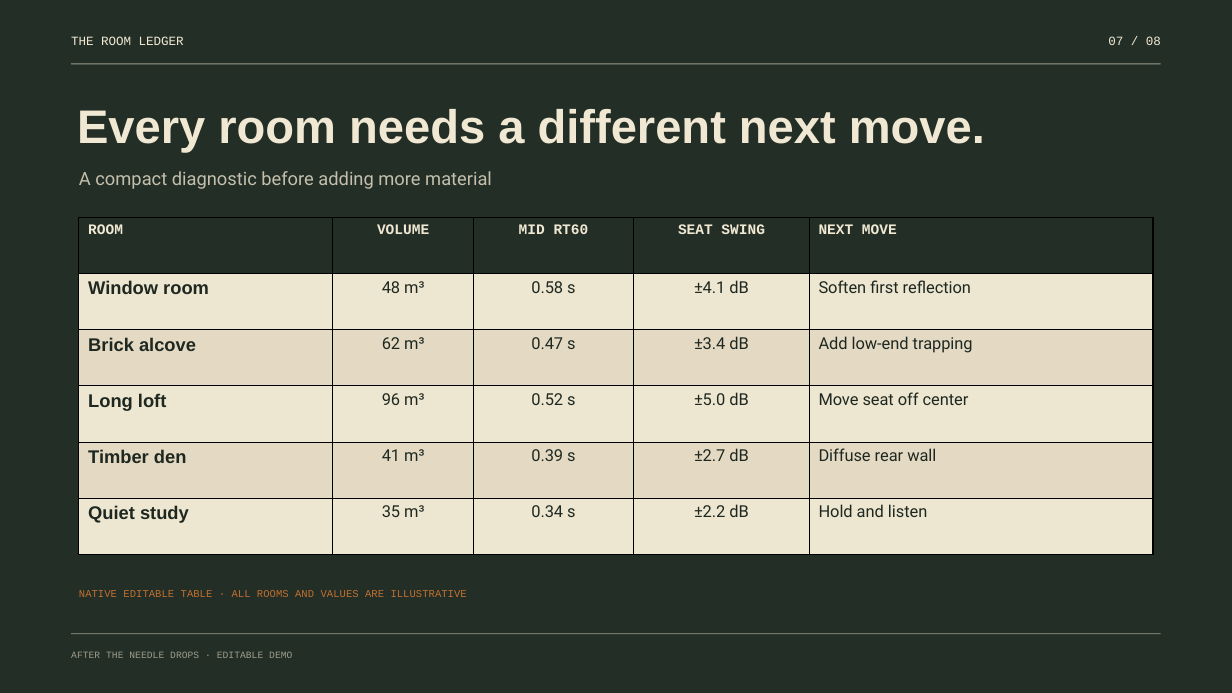
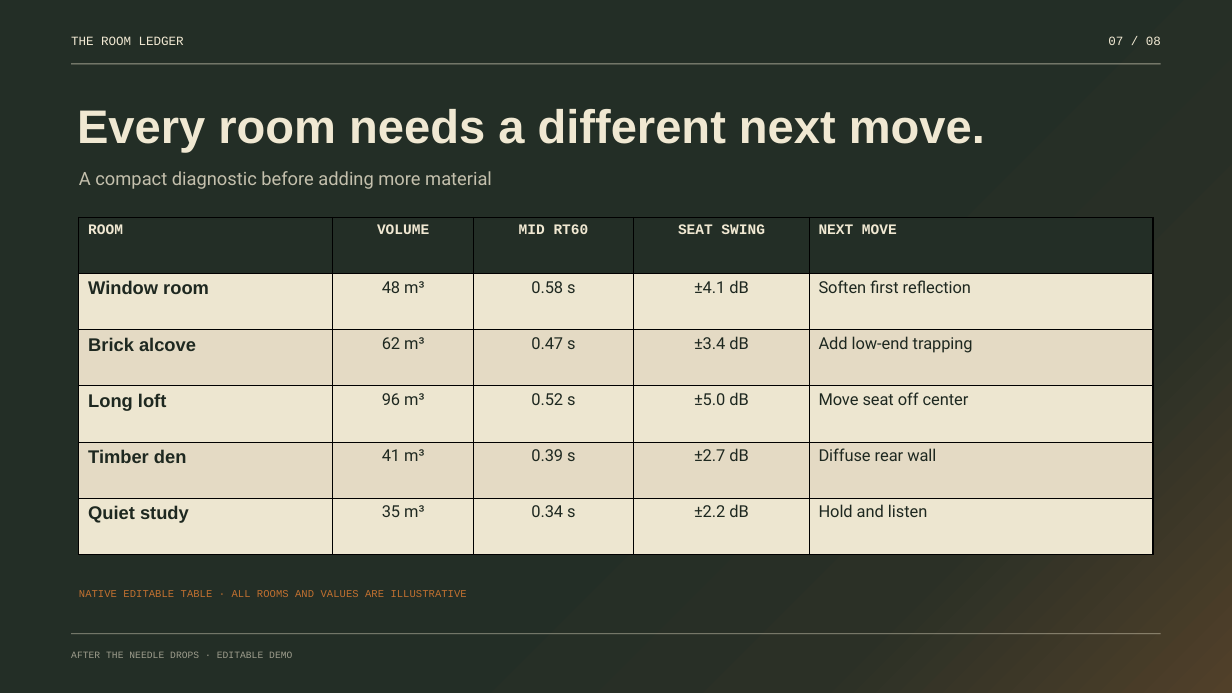
Before and after one commit to sadmann7/pptx, a slide deck: slide 7 of apps/docs/public/assets/after-the-needle-drops-mat.pptx. Drawn at 1232x693 pixels with LibreOffice and Linux fonts; fonts in the diff are those of the drawing. Boxes give left, top, right and bottom in pixels: in the first picture for what was removed or moved away, otherwise in the second. Text is boxed around its words. In the diff, an @@ line names an element or a change of style, - is before the commit and + after.

```diff
--- a/apps/docs/public/assets/after-the-needle-drops-mat.pptx
+++ b/apps/docs/public/assets/after-the-needle-drops-mat.pptx
@@ background #232E26 to gradient #232E26 to #2B3026 to #514029 @@
@@ ellipse removed at (789,341,1226,672) @@
```
Also in this commit, not shown: 4 other slides changed, 2 other files.
